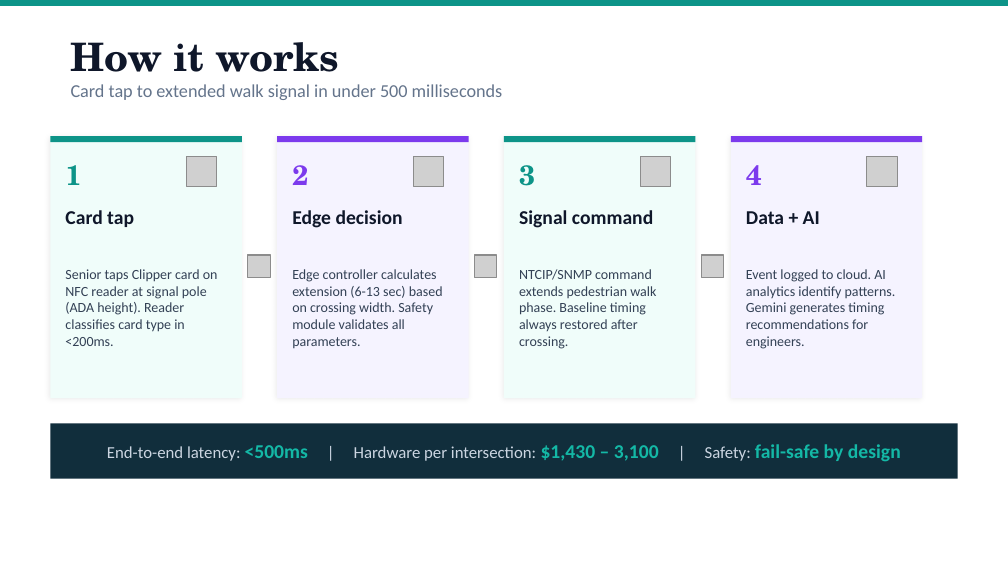
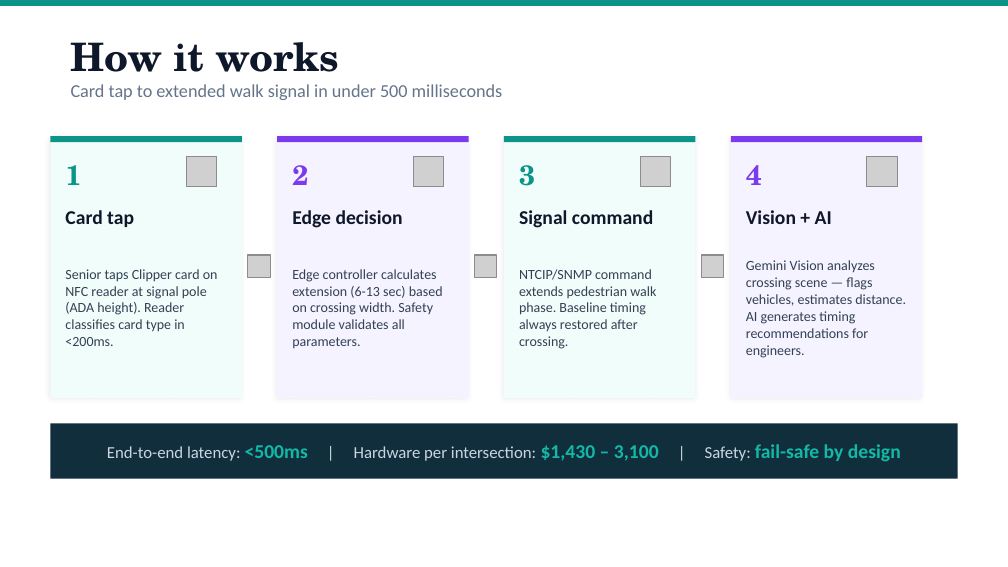
Before and after one commit to seshadribt24/city_sf_google_rocket_ride, a slide deck: slide 4 of SafeCross-SF-3min.pptx. Drawn at 1008x567 pixels with LibreOffice and Linux fonts; fonts in the diff are those of the drawing; grey boxes stand for pictures. Boxes give left, top, right and bottom in pixels: in the first picture for what was removed or moved away, otherwise in the second. Text is boxed around its words. In the diff, an @@ line names an element or a change of style, - is before the commit and + after.

```diff
--- a/SafeCross-SF-3min.pptx
+++ b/SafeCross-SF-3min.pptx
@@ text at (x1=746, y1=210, x2=832, y2=224): text changed @@
-Data + AI
+Vision + AI
@@ text at (x1=746, y1=260, x2=906, y2=358): text changed @@
-Event logged to cloud. AI analytics identify patterns. Gemini generates timing recommendations for engineers.
+Gemini Vision analyzes crossing scene — flags vehicles, estimates distance. AI generates timing recommendations for engineers.
```
Also in this commit, not shown: 3 other slides changed, 1 other file.
